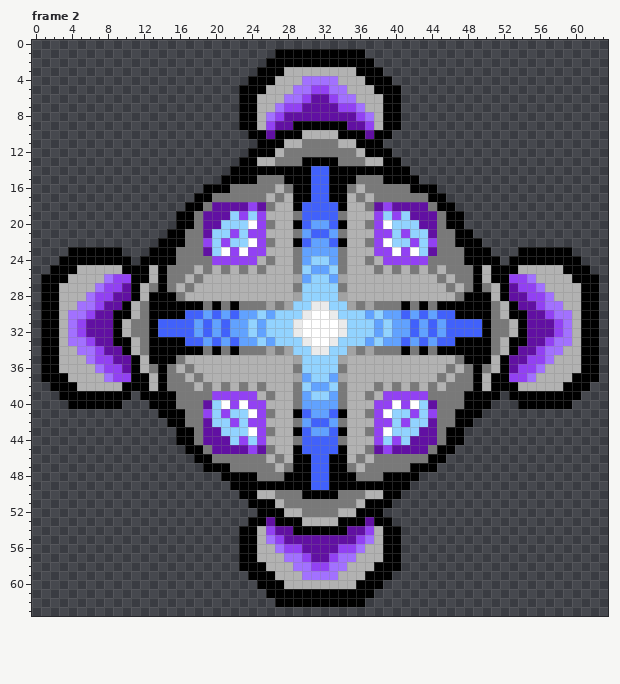
Pixel-art file, stored at Assets/Sprites/ship.ase. This is how it looked before the edit.
64x64 pixels, 6 frames. Shown: frame 2. The commit also changed other frames, which this record leaves out.
After the commit:
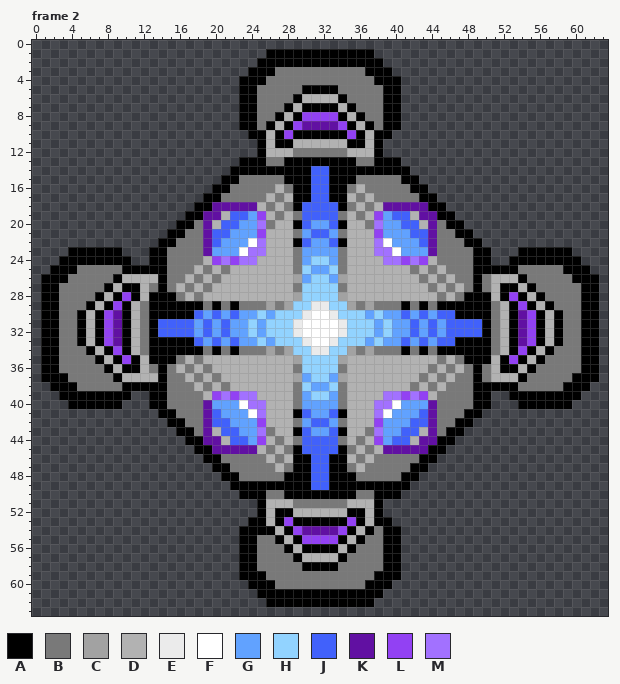
Palette (. is transparent): A #000000  B #797979  C #a2a2a2  D #b2b2b2  E #ebebeb  F #ffffff  G #61a2ff  H #92d3ff  J #4161fb  K #6110a2  L #9241f3  M #a271ff
Diff:
Changed rows in their new state; - is an unchanged pixel.
Frame 2:
first column x 3:
 1 -----------------------A----------A-----------------------
 2 ----------------------A------------A----------------------
 3 ---------------------A--BBBBBBBBBB--A---------------------
 4 --------------------A--BBBBBBBBBBBB--A--------------------
 5 ----------------------BBBBBAAAABBBBB----------------------
 6 ----------------------BBBBADDDDABBBB----------------------
 7 ----------------------BBBADAAAADABBB----------------------
 8 ----------------------BBADALLLLADABB----------------------
 9 ----------------------BADALKKKKLADAB----------------------
10 -----------------------D-L-AAAA-L-D-----------------------
11 -----------------------D-A-DDDD-A-D-----------------------
12 ---------------------.-D-D------D-D-.---------------------
13 ----------------------AB-AA----AA-BA----------------------
15 --------------------BB--------------BB--------------------
16 ----------------.------------------------.----------------
17 ---------------.-A----------------------A-.---------------
18 --------------.-A----KD--B------B--DK----A-.--------------
19 -------------.-A--DJJG--B--------B--GJJD--A-.-------------
20 -----------------DJJGGM------------MGGJJD-----------------
21 -----------------JJGGG--------------GGGJJ-----------------
22 -------------B--KJGGG-MD----------DM-GGGJK--B-------------
23 ------------B----GGG-MM------------MM-GGG----B------------
24 ---------.--B---D-M-MM-D----------D-MM-M-D---B--.---------
25 --BBBBB---A---------D-D------------D-D---------A---BBBBB--
26 -BBBBBADDD-------B----------------------B------BDDDABBBBB-
27 BBBBBADA--------B------------------------B--------ADABBBBB
28 BBBBADAL-------B--------------------------B-------LADABBBB
29 BBBADAL--------------------------------------------LADABBB
30 BBADALK-------A------------------------------------KLADABB
31 BBADALKAD----------------------------------------DAKLADABB
32 BBADALKAD----------------------------------------DAKLADABB
33 BBADALK-------A------------------------------------KLADABB
34 BBBADAL--------------------------------------------LADABBB
35 BBBBADAL-------B--------------------------B-------LADABBBB
36 BBBBBADA--------B------------------------B--------ADABBBBB
37 -BBBBBADDD-------B----------------------B------BDDDABBBBB-
38 --BBBBB---A---------D-D------------D-D---------A---BBBBB--
39 ---------.--B---D-M-MM-D----------D-MM-M-D---B--.---------
40 ------------B----GGG-MM------------MM-GGG----B------------
41 -------------B--KJGGG-MD----------DM-GGGJK--B-------------
42 -----------------JJGGG--------------GGGJJ-----------------
43 -----------------DJJGGM------------MGGJJD-----------------
44 -------------.-A--DJJG--B--------B--GJJD--A-.-------------
45 --------------.-A----KD--B------B--DK----A-.--------------
46 ---------------.-A----------------------A-.---------------
47 ----------------.------------------------.----------------
48 --------------------BB--------------BB--------------------
50 ----------------------AB-AA----AA-BA----------------------
51 ---------------------.-D-D------D-D-.---------------------
52 -----------------------D-A-DDDD-A-D-----------------------
53 -----------------------D-L-AAAA-L-D-----------------------
54 ----------------------AADALKKKKLADAB----------------------
55 ----------------------BBADALLLLADABB----------------------
56 ----------------------BBBADAAAADABBB----------------------
57 ----------------------BBBBADDDDABBBB----------------------
58 ----------------------BBBBBAAAABBBBB----------------------
59 --------------------A--BBBBBBBBBBBB--A--------------------
60 ---------------------A--BBBBBBBBBB--A---------------------
61 ----------------------A------------A----------------------
62 -----------------------A----------A-----------------------
Pixel boxes of the changes (left, top, right, bottom) in both pictures:
changed: (59, 49, 581, 607)
